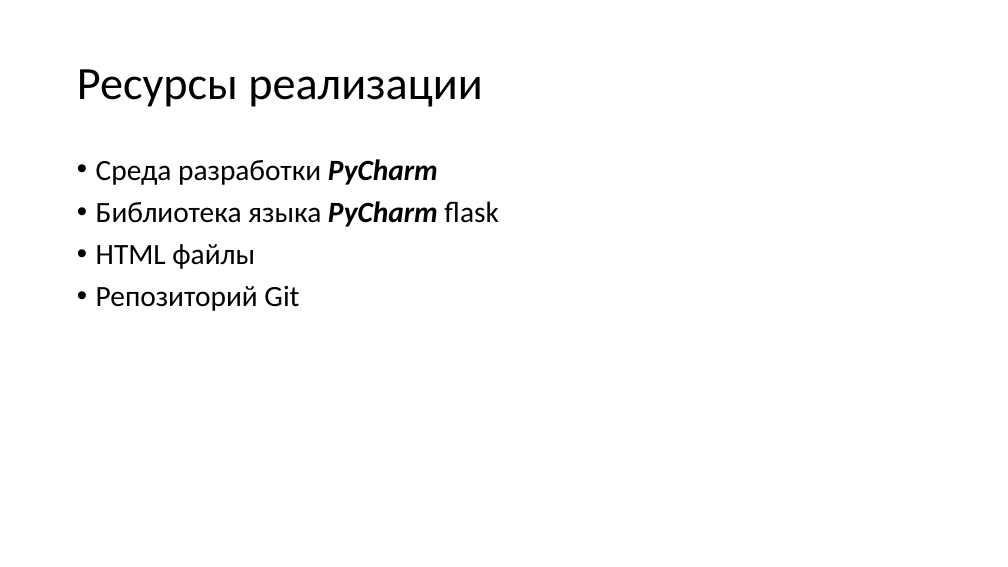
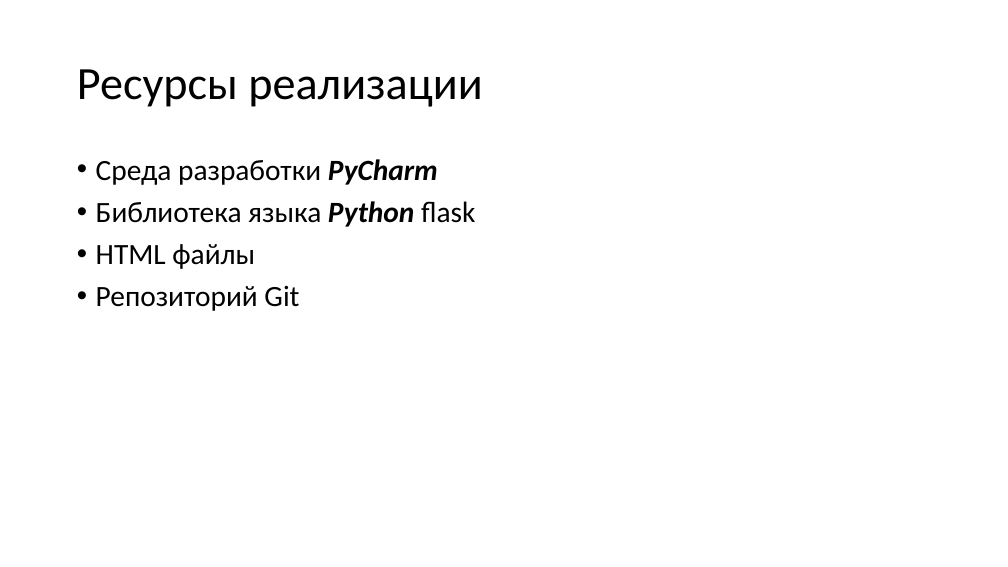
Before and after one commit to SaYxAp/Web, a slide deck: slide 4 of Презентация.pptx. Drawn at 1008x567 pixels with LibreOffice and Linux fonts; fonts in the diff are those of the drawing. Boxes give left, top, right and bottom in pixels: in the first picture for what was removed or moved away, otherwise in the second. Text is boxed around its words. In the diff, an @@ line names an element or a change of style, - is before the commit and + after.

```diff
--- a/Презентация.pptx
+++ b/Презентация.pptx
@@ text at [96, 201, 475, 227]: text changed @@
-• Библиотека языка PyCharm flask
+• Библиотека языка Python flask
```
Also in this commit, not shown: 1 other slide changed.
